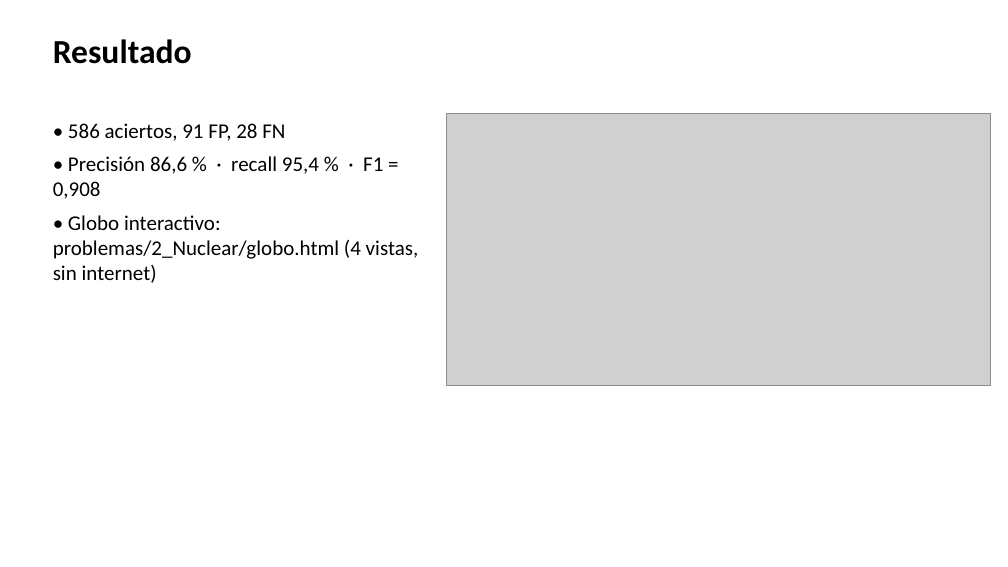
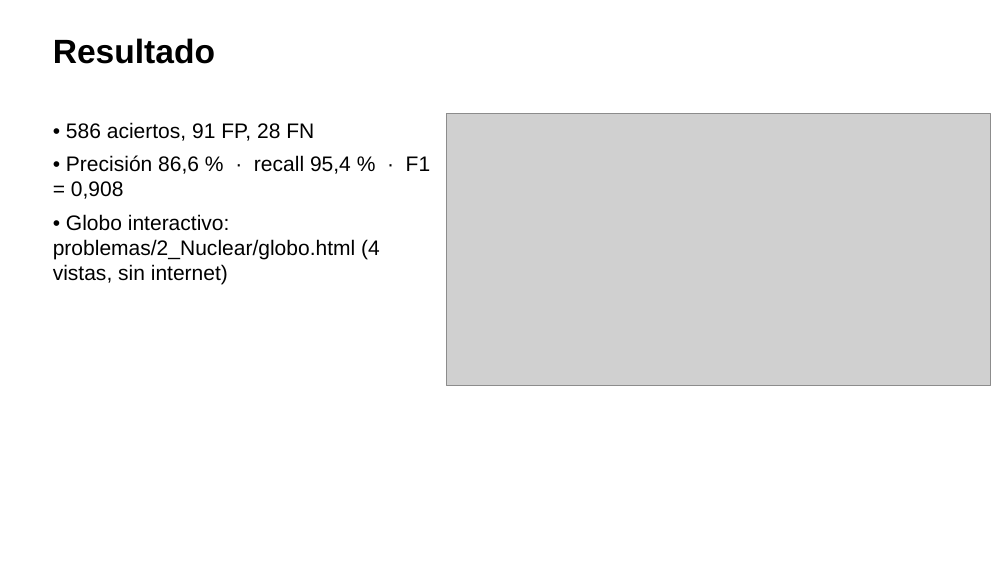
Before and after one commit to ArnauMontull/CPIA-Expo, a slide deck: slide 8 of presentacion/expo_cpia.pptx. Drawn at 1008x567 pixels with LibreOffice and Linux fonts; fonts in the diff are those of the drawing; grey boxes stand for pictures. Boxes give left, top, right and bottom in pixels: in the first picture for what was removed or moved away, otherwise in the second. Text is boxed around its words. In the diff, an @@ line names an element or a change of style, - is before the commit and + after.

```diff
--- a/presentacion/expo_cpia.pptx
+++ b/presentacion/expo_cpia.pptx
@@ text "Resultado" at (53, 38, 215, 64): font Calibri to Arial @@
@@ text "• 586 aciertos, 91 FP, ..." at (53, 122, 431, 285): font Calibri to Arial @@
```
Also in this commit, not shown: 18 other slides changed, 11 other files.
